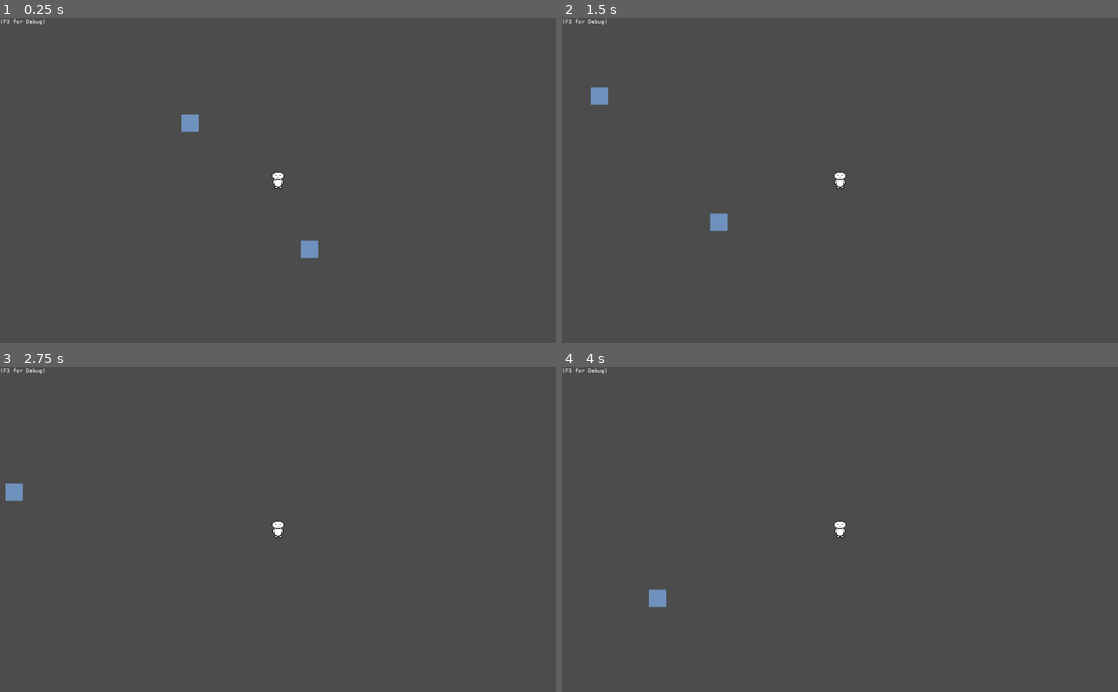
Above: before the commit, frames 1-4 (two rows, left to right).
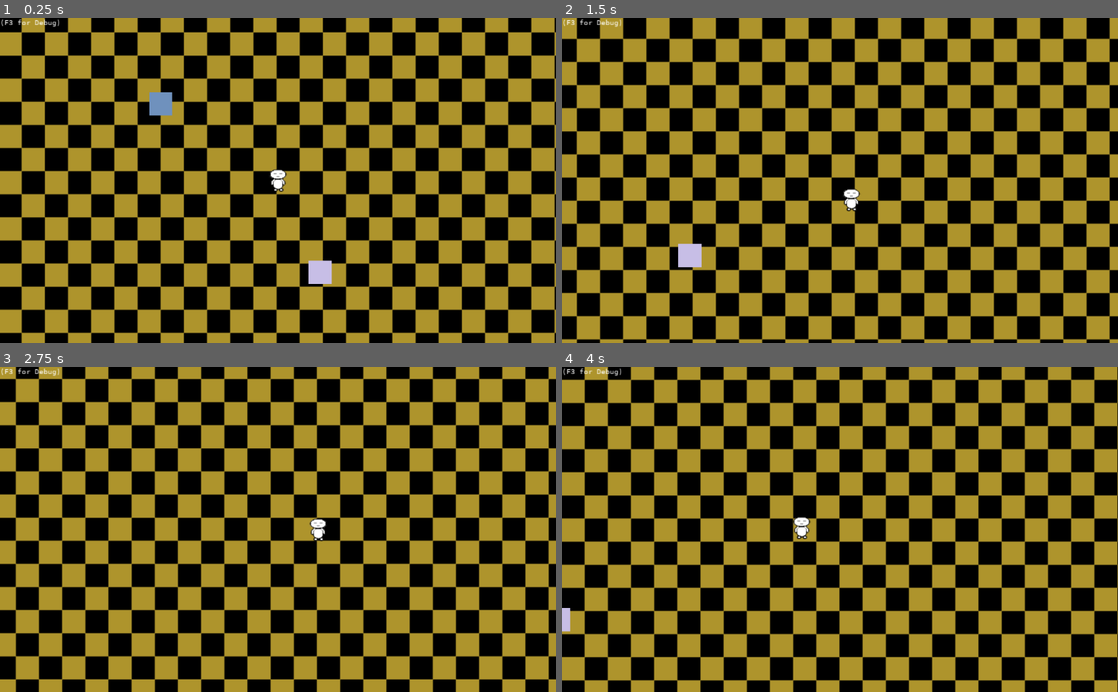
Above: after the commit, the same moments.

Repository: Ellyzeul/godot_first_game
Game: Godot game, scene res://levels/World.tscn
The game is run twice, just before and just after one commit, with the same random seed, the same clock (stepped at 60 frames per second) and the same inputs.
Inputs:
- Up to frame 1 (0.25 s): no input
- Up to frame 2 (1.5 s): tap Enter at 0.5 s; hold Right (right) 0.53-1.28 s; hold Shift (run) 0.53-1.28 s; tap Ctrl (sprint) at 0.8, 1.35 s; hold Down (down) from 1.28 s (still down)
- Up to frame 3 (2.75 s): tap Shift (run) at 1.55 s; release Down (down) at 2.03 s; hold Right (right) from 2.03 s (still down); hold Shift (run) from 2.03 s (still down); tap Ctrl (sprint) at 2.3 s
- Up to frame 4 (4 s): release Right (right) at 2.78 s; release Shift (run) at 2.78 s; hold Up (up) 2.78-3.53 s; tap Ctrl (sprint) at 2.85, 3.8 s; tap Shift (run) at 3.05 s; hold Left (left) from 3.53 s (still down); hold Shift (run) from 3.53 s (still down)

The runs differ from the first frame. In frame 1, 100% of the frame differs, in the area x 0-100%, y 0-100%; in frame 2, 100%; in frame 3, 100%; in frame 4, 100%.

Commit message:
feat: various implementations
 - Backgroung image with tilemap
 - World border
 - Camera zoom
 - Text display position now handles camera zoom

Diff:
--- a/characters/player/Player.gd
+++ b/characters/player/Player.gd
@@ -2,23 +2,14 @@
 
 const Player = preload("res://characters/player/lib.gd")
 const Utils = preload("res://utils.gd")
-var inventory
-var speed
-var running
-var sprint_duration
-var sprint_cooldown
-var velocity
-var camera
+var life = 100
+var inventory = []
+var speed = 250
+var running = 1
+var sprint_duration = 0
+var sprint_cooldown = 0
+var velocity = Vector2()
 var collision_info
-
-func _ready():
-	inventory = []
-	speed = 250
-	running = 1
-	velocity = Vector2()
-	camera = self.get_child(0)
-	sprint_duration = 0
-	sprint_cooldown = 0
 
 func _physics_process(delta):
 	sprint_cooldown = Player.get_sprint_cooldown(sprint_cooldown, delta)
--- a/characters/player/Player.tscn
+++ b/characters/player/Player.tscn
@@ -13,6 +13,11 @@
 
 [node name="PlayerCamera" parent="." instance=ExtResource( 1 )]
 position = Vector2( 514, 301 )
+z_index = 1
+current = true
+zoom = Vector2( 0.75, 0.75 )
+smoothing_enabled = true
+smoothing_speed = 6.0
 script = ExtResource( 2 )
 
 [node name="Sprite" type="Sprite" parent="."]
--- a/characters/player/camera/PlayerCamera.gd
+++ b/characters/player/camera/PlayerCamera.gd
@@ -3,26 +3,33 @@
 const PlayerCamera = preload("res://characters/player/camera/lib.gd")
 var world
 var player
-var debug_font
-var debug
-var top_left
+var debug_font = DynamicFont.new()
+var debug = false
+var top_left = PlayerCamera.get_top_left(position, self.get_camera_screen_center(), self.zoom)
 
 func _ready():
 	world = self.get_parent().get_parent()
-	player = world.get_child(0)
 
-	self.current = true
+	for i in world.get_child_count():
+		var child = world.get_child(i)
+		if child.name == "Player":
+			player = child
+			break
 
-	debug_font = DynamicFont.new()
 	debug_font.font_data = load("res://fonts/VeraSans-Regular.ttf")
 	debug_font.size = 10
-
-	debug = false
-	top_left = PlayerCamera.get_top_left()
+	debug_font.outline_color = Color(0,0,0,1)
+	debug_font.use_filter = true
 
 func _process(_delta):
 	debug = !debug if Input.is_action_just_pressed("debug") else debug
-	top_left = PlayerCamera.get_top_left()
+
+	top_left = PlayerCamera.get_top_left(
+		self.get_camera_position(),
+		self.get_camera_screen_center(),
+		self.zoom
+	)
+
 	PlayerCamera.toogle_fullscreen()
 	update()
 
@@ -30,7 +37,7 @@
 	var text_position = top_left
 	var messages
 
-	messages = PlayerCamera.get_messages(world, player) if debug else ["(F3 for Debug)"]
+	messages = PlayerCamera.get_messages(world, player, self) if debug else ["(F3 for Debug)"]
 
 	for msg in messages:
 		draw_string(debug_font, text_position, msg)
--- a/characters/player/camera/lib.gd
+++ b/characters/player/camera/lib.gd
@@ -1,8 +1,11 @@
-static func get_top_left():
+static func get_top_left(actual_position, center_position, zoom):
 	var top_left = Vector2(
 		-OS.window_size.x/2,
 		-OS.window_size.y/2
 	)
+
+	top_left.x += center_position.x-actual_position.x - (top_left.x * (1-zoom.x))
+	top_left.y += center_position.y-actual_position.y - (top_left.y * (1-zoom.y))
 
 	top_left.y += 10
 
@@ -14,23 +17,30 @@
 
 	OS.set_window_fullscreen(new_fullscreen)
 
-static func get_messages(world, player):
+static func get_messages(world, player, camera):
 	var map_items = world.items
-	var map_items_count
+	var map_items_count = map_items.size()
+	var player_position = player.position
 	var inventory = player.inventory
 	var inventory_count = inventory.size()
-
-	map_items_count = map_items.size()
+	var camera_center = camera.get_camera_screen_center()
+	var camera_position = camera.get_camera_position()
+	var camera_zoom = camera.zoom
 
 	var messages = [
 		"Project:",
-		"  Fullscreen --- %s" % ["true" if OS.window_fullscreen else "false"],
+		"  Fullscreen --- %s" % [str(OS.window_fullscreen)],
 		"Player:",
-		"  Position --------- X: %d | Y: %d" % [player.position.x, player.position.y],
+		"  Life ------------- %d" % [player.life],
+		"  Position --------- X: %d | Y: %d" % [player_position.x, player_position.y],
 		"  Deslocation ------ X: %d | Y: %d" % [player.velocity.x, player.velocity.y],
 		"  Run Modifier ----- %2.1f" % [player.running],
 		"  Sprint duration -- %f" % [player.sprint_duration],
 		"  Sprint cooldown -- %f" % [player.sprint_cooldown],
+		"  Camera",
+		"    Camera center ---- X: %2.1f | Y: %2.1f" % [camera_center.x, camera_center.y],
+		"    Position --------- X: %2.1f | Y: %2.1f" % [camera_position.x, camera_position.y],
+		"    Zoom ------------- X: %2.2f | Y: %2.2f" % [camera_zoom.x, camera_zoom.y],
 		"  Inventory:",
 		"    Count ---------- %d" % [inventory_count]
 	]
--- a/characters/player/lib.gd
+++ b/characters/player/lib.gd
@@ -12,7 +12,7 @@
 
 static func get_running(sprint_time):
 	var running
-	if sprint_time > 0: running = 2.0
+	if sprint_time > 0: running = 8.0
 	elif Input.is_action_pressed("run"): running = 1.5
 	else: running = 1
 
@@ -23,7 +23,7 @@
 
 	if (
 		Input.is_action_just_pressed("sprint") or
-		(last_delta > 0 and last_delta <= 0.5)
+		(last_delta > 0 and last_delta <= 0.1)
 	): new_delta = delta + last_delta
 	else: new_delta = 0
 
--- a/levels/World.tscn
+++ b/levels/World.tscn
@@ -1,16 +1,59 @@
-[gd_scene load_steps=4 format=2]
+[gd_scene load_steps=8 format=2]
 
 [ext_resource path="res://characters/player/Player.tscn" type="PackedScene" id=1]
-[ext_resource path="res://models/items/Item.tscn" type="PackedScene" id=4]
+[ext_resource path="res://tiles/world_ground/ground_chess.png" type="Texture" id=2]
+[ext_resource path="res://models/items/ItemBlue.tscn" type="PackedScene" id=3]
+[ext_resource path="res://models/items/ItemLavanda.tscn" type="PackedScene" id=4]
 [ext_resource path="res://levels/World.gd" type="Script" id=7]
+
+[sub_resource type="TileSet" id=1]
+
+[sub_resource type="RectangleShape2D" id=2]
+extents = Vector2( 3, 1600 )
 
 [node name="World" type="Node2D"]
 use_parent_material = true
 script = ExtResource( 7 )
 
+[node name="TileMap" type="TileMap" parent="."]
+z_index = -1
+tile_set = SubResource( 1 )
+cell_size = Vector2( 32, 32 )
+format = 1
+
+[node name="GroundChess" type="Sprite" parent="TileMap"]
+position = Vector2( 256, 320 )
+texture = ExtResource( 2 )
+
+[node name="Border1" type="StaticBody2D" parent="."]
+
+[node name="CollisionShape2D" type="CollisionShape2D" parent="Border1"]
+position = Vector2( -1347, 319.75 )
+shape = SubResource( 2 )
+
+[node name="Border2" type="StaticBody2D" parent="."]
+
+[node name="CollisionShape2D" type="CollisionShape2D" parent="Border2"]
+position = Vector2( 256, 1923 )
+rotation = 1.5708
+shape = SubResource( 2 )
+
+[node name="Border3" type="StaticBody2D" parent="."]
+
+[node name="CollisionShape2D" type="CollisionShape2D" parent="Border3"]
+position = Vector2( 1859, 320 )
+shape = SubResource( 2 )
+
+[node name="Border4" type="StaticBody2D" parent="."]
+
+[node name="CollisionShape2D" type="CollisionShape2D" parent="Border4"]
+position = Vector2( 256, -1283 )
+rotation = 1.5708
+shape = SubResource( 2 )
+
 [node name="Player" parent="." instance=ExtResource( 1 )]
 
-[node name="ItemBlue" parent="." instance=ExtResource( 4 )]
+[node name="ItemBlue" parent="." instance=ExtResource( 3 )]
 
 [node name="ItemLavanda" parent="." instance=ExtResource( 4 )]
 position = Vector2( 572, 428 )
--- /dev/null
+++ b/models/items/ItemLavanda.tscn
@@ -0,0 +1,15 @@
+[gd_scene load_steps=3 format=2]
+
+[ext_resource path="res://models/items/item2_spr.png" type="Texture" id=1]
+
+[sub_resource type="RectangleShape2D" id=1]
+extents = Vector2( 16, 16 )
+
+[node name="Item" type="StaticBody2D"]
+position = Vector2( 352, 195 )
+
+[node name="Sprite" type="Sprite" parent="."]
+texture = ExtResource( 1 )
+
+[node name="CollisionShape2D" type="CollisionShape2D" parent="."]
+shape = SubResource( 1 )
--- a/utils.gd
+++ b/utils.gd
@@ -10,7 +10,7 @@
 			if new_arr[j] == arr[i]:
 				dup = true
 				break
-		print(arr[i])
+
 		if !dup:
 			new_arr.append(arr[i])
 			new_arr_size+=1
Renamed: models/items/Item.tscn -> models/items/ItemBlue.tscn
Binary file added: tiles/world_ground/ground_chess.png
Not shown, added: tiles/world_ground/ground_chess.png.import
Binary file added: tiles/world_ground/ground_chess_black.png
Not shown, added: tiles/world_ground/ground_chess_black.png.import
Binary file added: tiles/world_ground/ground_chess_white.png
Not shown, added: tiles/world_ground/ground_chess_white.png.import
